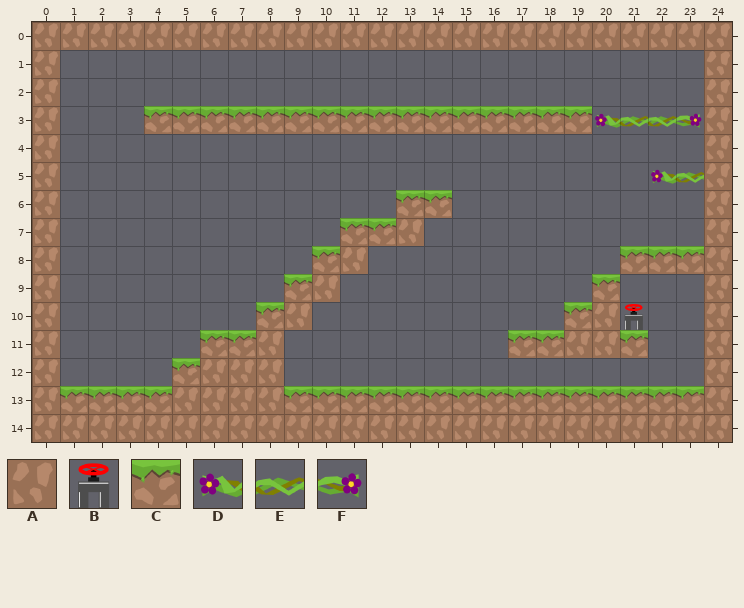
Two states of a Tiled map, android/assets/levels/ins_level_15.tmx. Above, as it was before the edit.
Cells are 128x128 px. Shown: x 0..24, y 0..14.
Key: from "tiles_128x128": A 0, B 10, C 12, D 21, E 22, F 23.
_ is an empty cell.
Layers that did not change in this view are not listed.
Layer "graphics" before, first column x 0:
 0 AAAAAAAAAAAAAAAAAAAAAAAAA
 1 A_______________________A
 2 A_______________________A
 3 A___CCCCCCCCCCCCCCCCDEEFA
 4 A_______________________A
 5 A_____________________DEA
 6 A____________CC_________A
 7 A__________CCA__________A
 8 A_________CA_________CCCA
 9 A________CA_________C___A
10 A_______CA_________CAB__A
11 A_____CCA________CCAAC__A
12 A____CAAA_______________A
13 ACCCCAAAACCCCCCCCCCCCCCCA
14 AAAAAAAAAAAAAAAAAAAAAAAAA
Once edited:
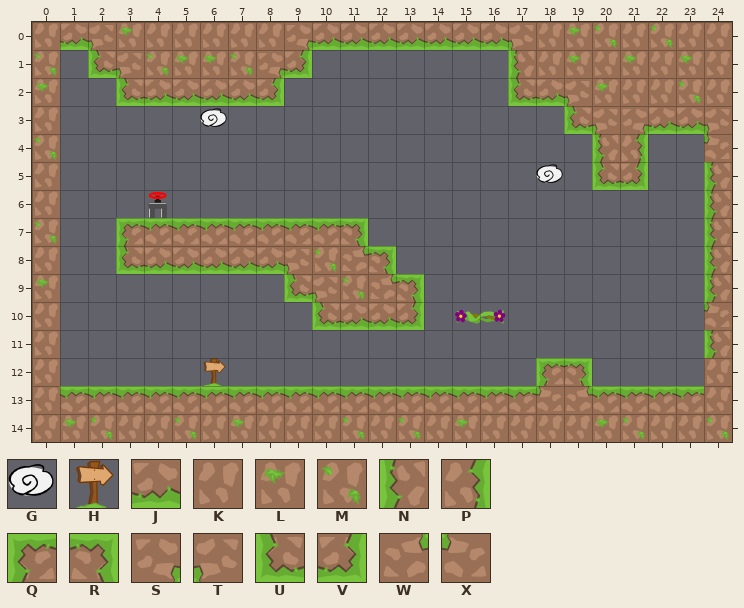
Further tiles: from "tiles_128x128": G 6, H 18; from "tiles_128x128_green": J 1, K 4, L 7, M 8, N 9, P 10, Q 18, R 19, S 24, T 25, U 27, V 28, W 33, X 34.
From old to new:
Layer "graphics":
There is now tile B in row 6 at x 4.
The edit turns tile A into tile C in row 13 at x 5 to 8.
There is now tile C in row 7 at x 4 to 10.
There is now tile D in row 10 at x 15.
There is now tile F in row 10 at x 16.
The edit turns tile C into tile G in row 3 at x 6.
There is now tile G in row 5 at x 18.
The edit turns tile A into tile H in row 12 at x 6.
The edit turns tile A into tile J in row 0 at x 1 and 10 to 16.
The edit turns tile E into tile J in row 3 at x 22.
The edit turns tile F into tile J in row 3 at x 23.
There is now tile J in row 2 at x 4 to 7 and 18; in row 8 at x 4 to 8; in row 10 at x 11 to 12.
There is now tile K in row 1 at x 18, 20 and 22; in row 2 at x 21 to 22.
The edit turns tile A into tile L in row 0 at x 3 and 19; in row 2 at x 0; in row 9 at x 0; in row 14 at x 1, 7, 15 and 20.
There is now tile L in row 1 at x 5 to 6, 19, 21 and 23; in row 2 at x 20.
The edit turns tile A into tile M in row 0 at x 20 and 22; in row 1 at x 0; in row 4 at x 0; in row 7 at x 0; in row 14 at x 2, 5, 11, 13, 21 and 24.
The edit turns tile C into tile M in row 8 at x 10.
There is now tile M in row 1 at x 4 and 7; in row 2 at x 23; in row 9 at x 11.
The edit turns tile A into tile N in rows 5 to 9 at x 24; in row 11 at x 24.
There is now tile N in row 1 at x 17; in row 4 at x 20.
There is now tile P in row 4 at x 21.
There is now tile Q in row 7 at x 3; in row 12 at x 18.
The edit turns tile C into tile R in row 7 at x 11.
There is now tile R in row 8 at x 12; in row 9 at x 13; in row 12 at x 19.
The edit turns tile A into tile S in row 0 at x 9.
The edit turns tile E into tile S in row 3 at x 21.
There is now tile S in row 1 at x 8.
The edit turns tile A into tile T in row 0 at x 2 and 17; in row 3 at x 24; in row 9 at x 10.
The edit turns tile D into tile T in row 3 at x 20.
There is now tile T in row 1 at x 3; in row 2 at x 19; in row 8 at x 9.
The edit turns tile C into tile U in row 3 at x 19; in row 9 at x 9.
There is now tile U in row 1 at x 2; in row 2 at x 3 and 17; in row 5 at x 20; in row 8 at x 3; in row 10 at x 10.
There is now tile V in row 1 at x 9; in row 2 at x 8; in row 5 at x 21; in row 10 at x 13.
The edit turns tile A into tile W in row 8 at x 11.
The edit turns tile C into tile W in row 13 at x 19.
There is now tile W in row 9 at x 12.
The edit turns tile A into tile X in row 4 at x 24; in row 10 at x 24.
The edit turns tile C into tile X in row 13 at x 18.
The author cleared tile A in row 7 at x 13; in row 10 at x 9 and 20; in row 11 at x 8 and 19 to 20; in row 12 at x 7 to 8.
The author cleared tile B in row 10 at x 21.
The author cleared tile C in row 3 at x 4 to 5 and 7 to 18; in row 6 at x 13 to 14; in row 7 at x 12; in row 8 at x 21 to 23; in row 9 at x 20; in row 10 at x 8 and 19.
The author cleared tile C in row 11 at x 6 to 7, 17 to 18 and 21; in row 12 at x 5.
The author cleared tile D in row 5 at x 22.
The author cleared tile E in row 5 at x 23.
Pixel boxes of the changes (left, top, right, bottom) in both pictures:
changed: (33, 23, 731, 440)
